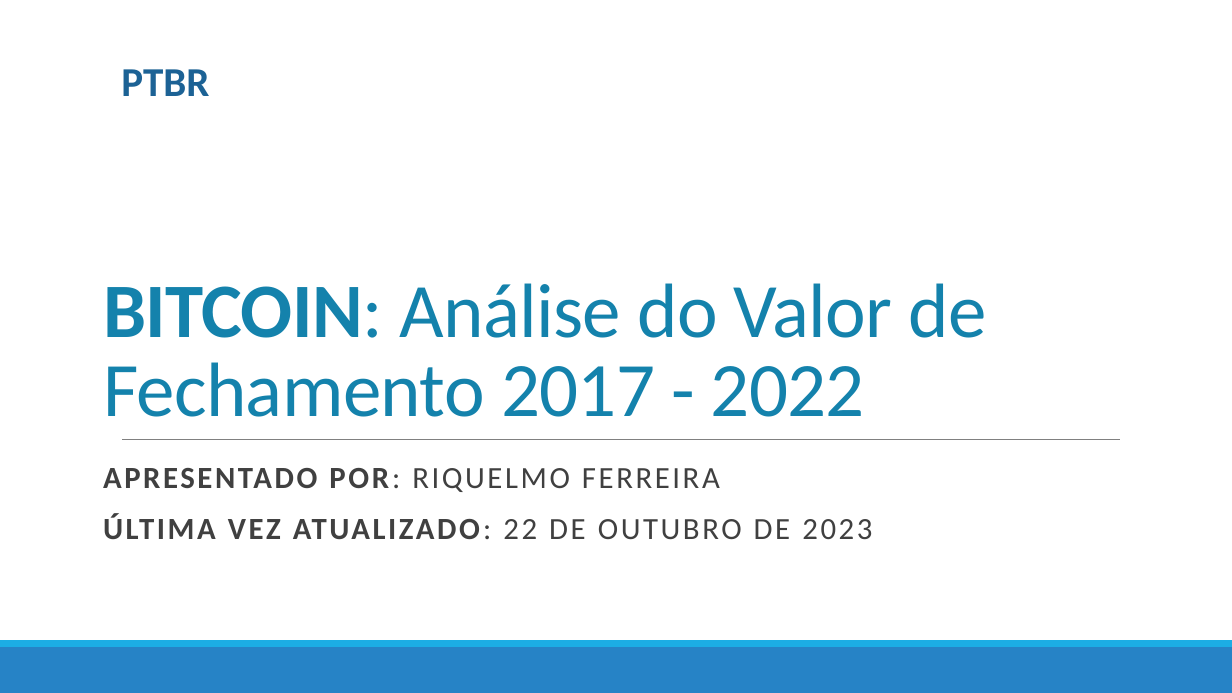
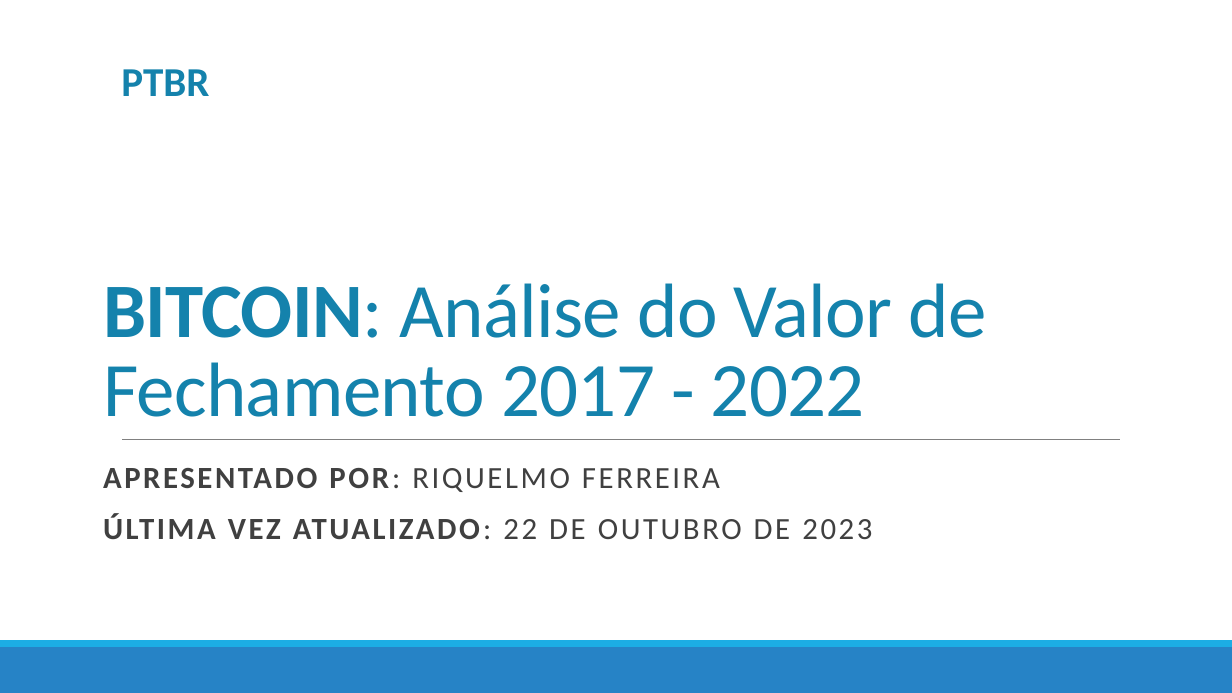
Before and after one commit to RiquelmoFerreira/BitcoinProject, a slide deck: slide 1 of Apresentacao-Presentation.pptx. Drawn at 1232x693 pixels with LibreOffice and Linux fonts; fonts in the diff are those of the drawing. Boxes give left, top, right and bottom in pixels: in the first picture for what was removed or moved away, otherwise in the second. Text is boxed around its words. In the diff, an @@ line names an element or a change of style, - is before the commit and + after.

```diff
--- a/Apresentacao-Presentation.pptx
+++ b/Apresentacao-Presentation.pptx
@@ text "PTBR" at [121,69,209,96]: text colour #1D6294 to #1482AC @@
```
Also in this commit, not shown: 3 other slides changed.
